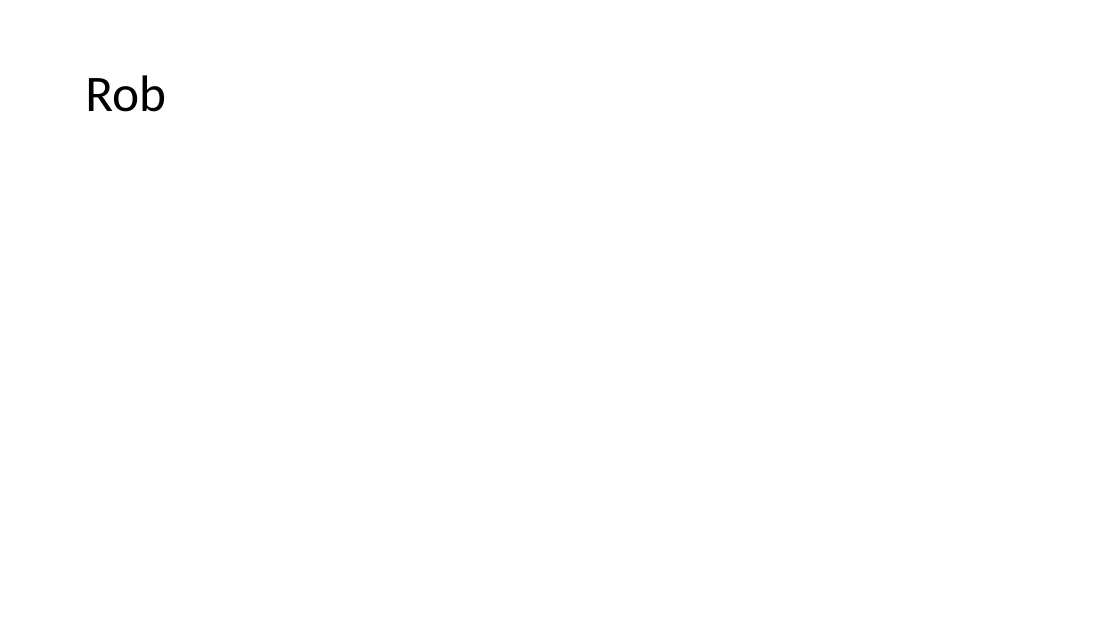
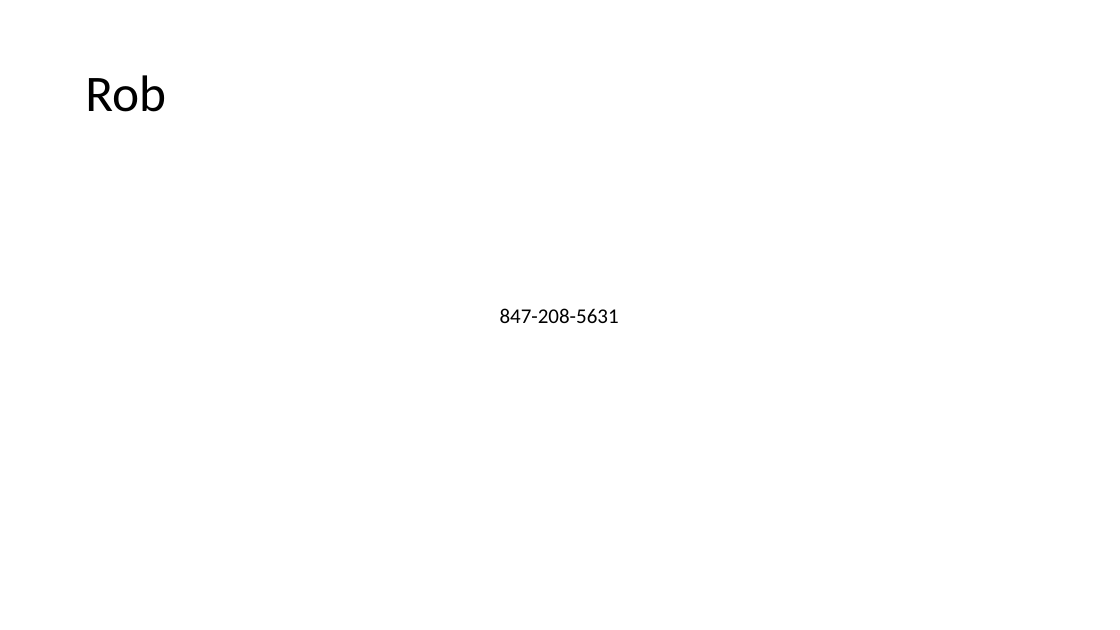
Before and after one commit to WCW789/Project1, a slide deck: slide 11 of Group_7_Presentation.pptx. Drawn at 1120x630 pixels with LibreOffice and Linux fonts; fonts in the diff are those of the drawing. Boxes give left, top, right and bottom in pixels: in the first picture for what was removed or moved away, otherwise in the second. Text is boxed around its words. In the diff, an @@ line names an element or a change of style, - is before the commit and + after.

Commit message:
lei

```diff
--- a/Group_7_Presentation.pptx
+++ b/Group_7_Presentation.pptx
@@ text added at box(500, 308, 619, 323), 18 pt, text #000000 @@
+847-208-5631
```
Also in this commit, not shown: 4 slides added, 3 slides removed.
